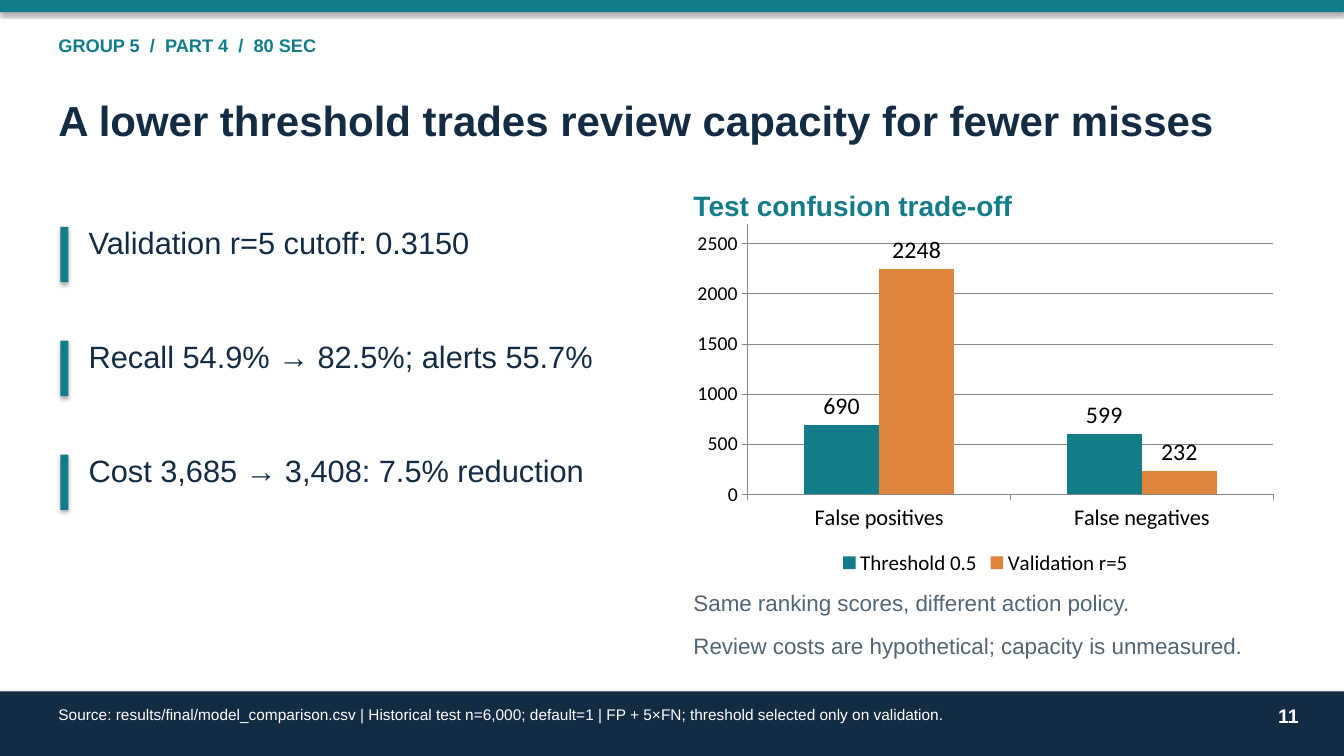
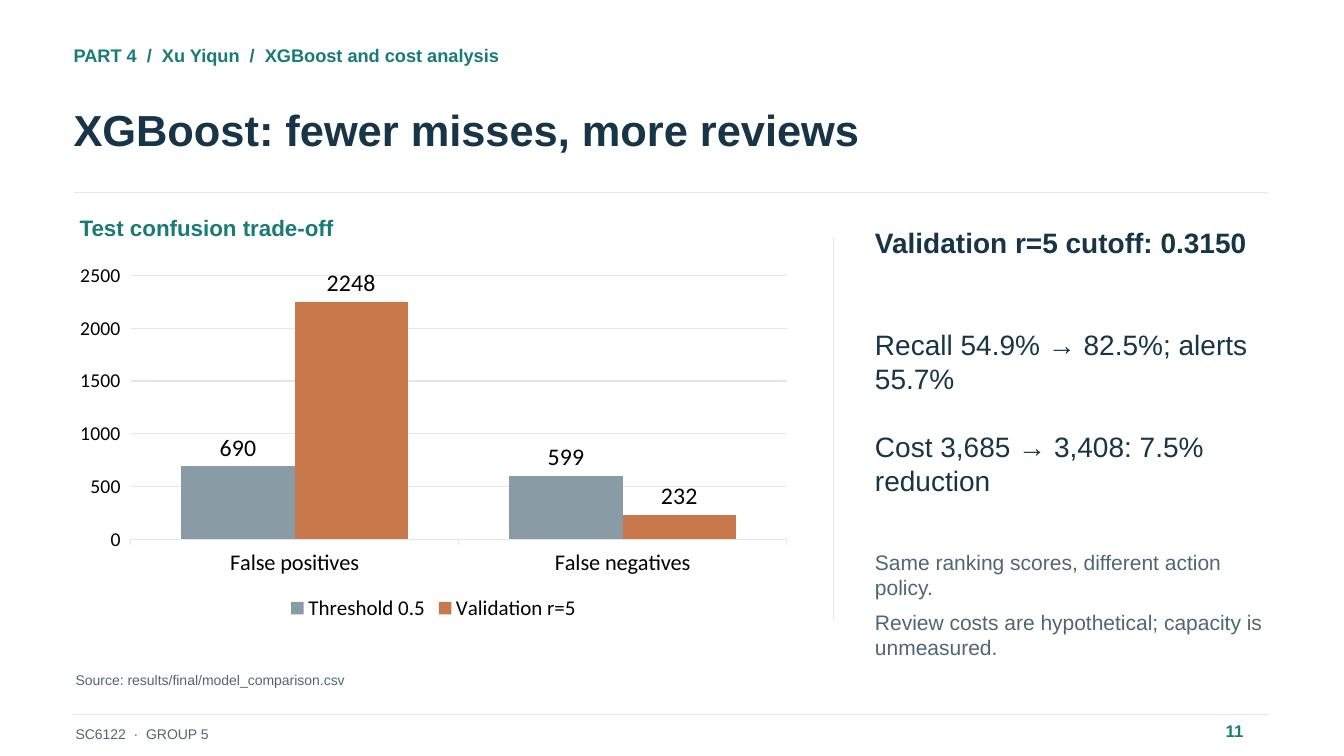
Before and after one commit to IcantFind-a-username/-SC6122-Group5-Credit-Default, a slide deck: slide 11 of submission/Group5_Presentation.pptx. Drawn at 1344x756 pixels with LibreOffice and Linux fonts; fonts in the diff are those of the drawing. Boxes give left, top, right and bottom in pixels: in the first picture for what was removed or moved away, otherwise in the second. Text is boxed around its words. In the diff, an @@ line names an element or a change of style, - is before the commit and + after.

```diff
--- a/submission/Group5_Presentation.pptx
+++ b/submission/Group5_Presentation.pptx
@@ rectangle removed at (0,0,1344,12) @@
@@ text added at (74,48,499,66), 13 pt, text #187B78, bold @@
+PART 4 / Xu Yiqun / XGBoost and cost analysis
@@ text removed at (58,105,1213,145) @@
-A lower threshold trades review capacity for fewer misses
@@ text at (74,114,859,153): text changed; size 13 to 31 pt; text colour #127D88 to #183447 @@
-GROUP 5 / PART 4 / 80 SEC
+XGBoost: fewer misses, more reviews
@@ line added from (74, 193) to (1268, 193), #E1E8E8 1 pt @@
@@ rectangle removed at (60,227,69,282) @@
@@ text "Test confusion trade-off": place and size @@
-text "Test confusion trade-off" at (693,195,1012,217)
+text "Test confusion trade-off" at (80,219,334,237)
@@ text "Test confusion trade-off" at (80,219,334,237): size 20 to 16 pt, text colour #127D88 to #187B78; less space between paragraphs @@
@@ line added from (834, 237) to (834, 620), #E1E8E8 1 pt @@
@@ text "Validation r=5 cutoff: 0.3150": place and size @@
-text "Validation r=5 cutoff: 0.3150" at (89,231,469,255)
+text "Validation r=5 cutoff: 0.3150" at (875,232,1247,254)
@@ text "Validation r=5 cutoff: 0.3150" at (875,232,1247,254): size 22 to 20 pt, text colour #142C43 to #183447, bold on; less space between paragraphs @@
@@ column chart at (66,247,802,625) @@
@@ colour of Threshold 0.5 #127D88 to #899CA5 @@
@@ colour of Validation r=5 #DD843D to #C8784A @@
@@ category axis changed @@
@@ value axis changed @@
@@ bar spacing changed @@
@@ column chart: place and size @@
-column chart at (686,217,1286,580)
+column chart at (66,247,802,625)
@@ text "Recall 54.9% → 82.5%; alerts ..." at (875,334,1248,390): size 22 to 20 pt, text colour #142C43 to #183447; less space between paragraphs @@
@@ text "Recall 54.9% → 82.5%; alerts ...": place and size @@
-text "Recall 54.9% → 82.5%; alerts ..." at (89,345,593,372)
+text "Recall 54.9% → 82.5%; alerts ..." at (875,334,1248,390)
@@ rectangle removed at (60,341,69,396) @@
@@ text "Cost 3,685 → 3,408: 7.5% ...": place and size @@
-text "Cost 3,685 → 3,408: 7.5% ..." at (89,459,583,486)
+text "Cost 3,685 → 3,408: 7.5% ..." at (875,437,1204,492)
@@ text "Cost 3,685 → 3,408: 7.5% ..." at (875,437,1204,492): size 22 to 20 pt, text colour #142C43 to #183447; less space between paragraphs @@
@@ rectangle removed at (60,455,69,510) @@
@@ text "Same ranking scores, different action ...": place and size @@
-text "Same ranking scores, different action ..." at (693,595,1242,659)
+text "Same ranking scores, different action ..." at (875,555,1262,655)
@@ text "Same ranking scores, different action ..." at (875,555,1262,655): size 16 to 15 pt; less space between paragraphs @@
@@ text at (76,675,345,688): text changed; size 11 to 10 pt; text colour #FFFFFF to #526575 @@
-Source: results/final/model_comparison.csv | Historical test n=6,000; default=1 | FP + 5×FN; threshold selected only on validation.
+Source: results/final/model_comparison.csv
@@ rectangle removed at (0,692,1344,756) @@
@@ line added from (74, 715) to (1269, 715), #E1E8E8 1 pt @@
@@ text "11": place and size @@
-text "11" at (1278,709,1299,723)
+text "11" at (1226,725,1244,737)
@@ text "11" at (1226,725,1244,737): size 14 to 12 pt, text colour #FFFFFF to #187B78; less space between paragraphs @@
@@ text added at (76,729,209,739), 10 pt, text #526575 @@
+SC6122 · GROUP 5
```
Also in this commit, not shown: 14 other slides changed, 1 slide added, 1 slide removed, 13 other files.
